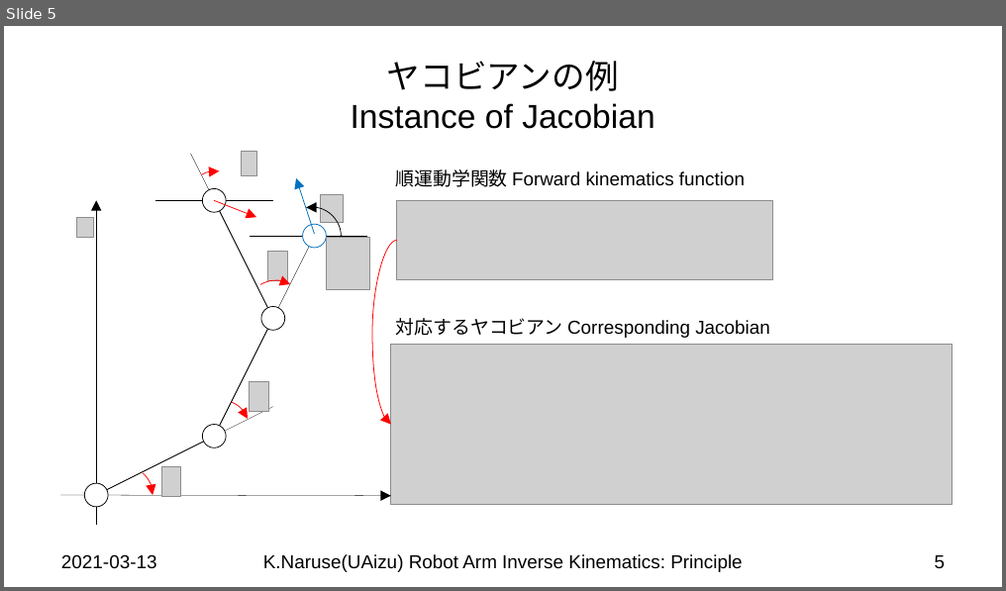
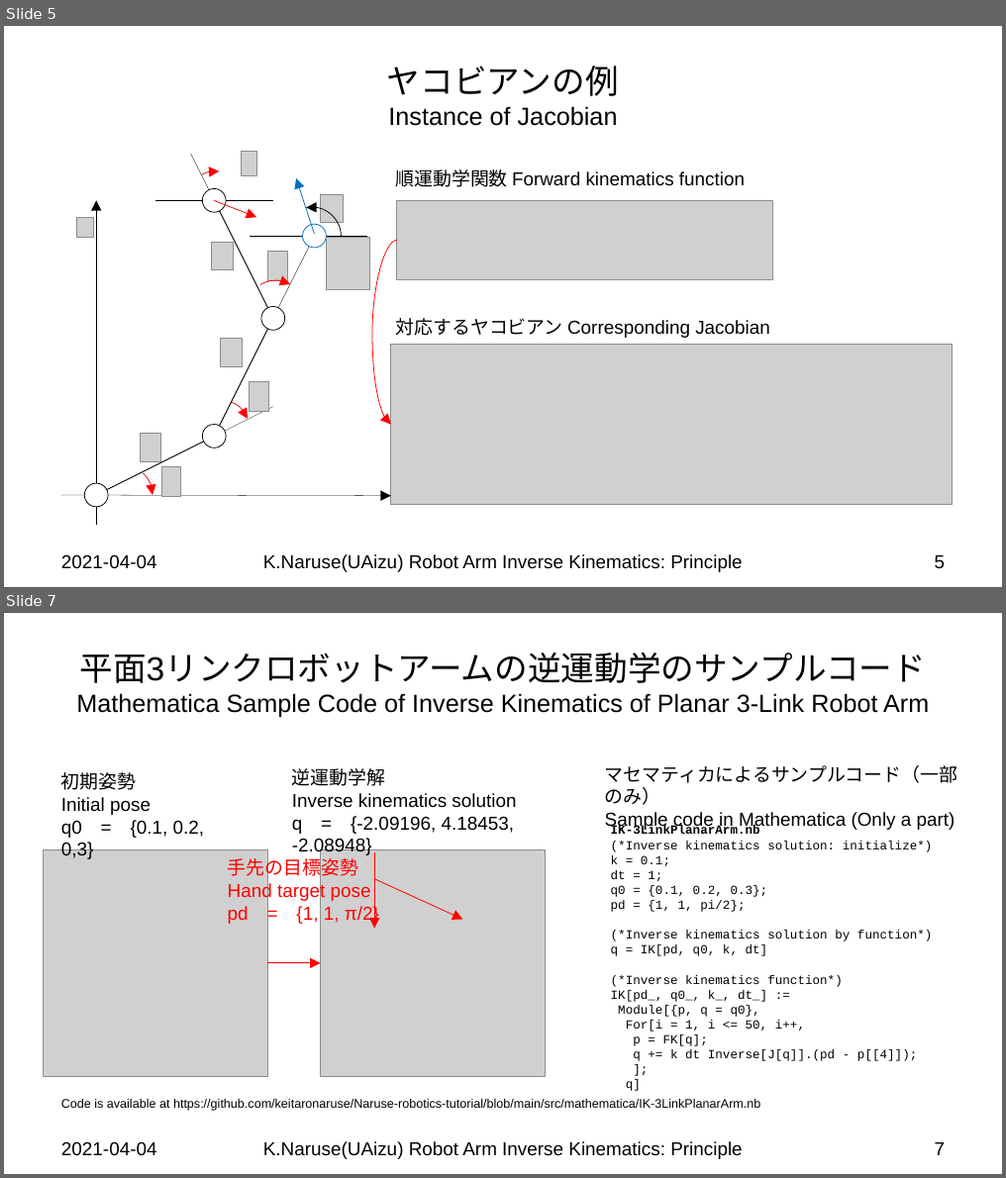
Before and after one commit to keitaronaruse/Naruse-robotics-tutorial, a slide deck: doc/slides/Robot-Arm-Inverse-Kinematics-Principle.pptx. Shown one above the other, each under a label of ours: slide 5 before the commit, slides 5 and 7 after it; the slides between them are not shown. The pictures are 1006x591 and 1006x1178 pixels, drawn with LibreOffice and Linux fonts; fonts in the diff are those of the drawing; grey boxes stand for pictures; background and template pictures are left out. Boxes give left, top, right and bottom in pixels: in the first picture for what was removed or moved away, otherwise in the second. Text is boxed around its words. In the diff, an @@ line names an element or a change of style, - is before the commit and + after.

Commit message:
Updated by Naruse

```diff
--- a/doc/slides/Robot-Arm-Inverse-Kinematics-Principle.pptx
+++ b/doc/slides/Robot-Arm-Inverse-Kinematics-Principle.pptx
@@ slide 7 added at (4,613,1002,1174), background #FFFFFF @@
@@ title added at (76,652,929,717), 24 pt, text #000000 @@
+平面3リンクロボットアームの逆運動学のサンプルコード
+Mathematica Sample Code of Inverse Kinematics of Planar 3-Link Robot Arm
@@ text added at (61,772,205,860), 18 pt, text #000000 @@
+初期姿勢
+Initial pose
+q0 = {0.1, 0.2, 0,3}
@@ text added at (292,768,516,857), 18 pt, text #000000 @@
+逆運動学解
+Inverse kinematics solution
+q = {-2.09196, 4.18453, -2.08948}
@@ text added at (605,765,957,830), 18 pt, text #000000 @@
+マセマティカによるサンプルコード（一部のみ）
+Sample code in Mathematica (Only a part)
@@ text added at (611,825,933,1091), 12 pt, text #000000 @@
+IK-3LinkPlanarArm.nb
+(*Inverse kinematics solution: initialize*)
+k = 0.1;
+dt = 1;
+q0 = {0.1, 0.2, 0.3};
+pd = {1, 1, pi/2};
+(*Inverse kinematics solution by function*)
+q = IK[pd, q0, k, dt]
+(*Inverse kinematics function*)
+IK[pd_, q0_, k_, dt_] :=
+Module[{p, q = q0},
+For[i = 1, i <= 50, i++,
+p = FK[q];
+q += k dt Inverse[J[q]].(pd - p[[4]]);
+];
+q]
@@ picture added at (43,851,267,1076) @@
@@ accent callout added at (221,853,392,928), outline #FF0000 0.75 pt, 18 pt, text #FF0000 @@
+手先の目標姿勢
+Hand target pose
+pd = {1, 1, π/2}
@@ picture added at (321,851,546,1076) @@
@@ arrow added from (267, 963) to (321, 963), #FF0000 0.75 pt @@
@@ text added at (61,1099,760,1111), 12 pt, text #000000 @@
+Code is available at https://github.com/keitaronaruse/Naruse-robotics-tutorial/blob/main/src/mathematica/IK-3LinkPlanarArm.nb
@@ text added at (61,1142,157,1157), 18 pt, text #000000 @@
+2021-04-04
@@ text added at (263,1142,742,1159), 18 pt, text #000000 @@
+K.Naruse(UAizu) Robot Arm Inverse Kinematics: Principle
@@ page number added at (935,1143,945,1156), 18 pt, text #000000 @@
+7
@@ slide 5 changed as well @@
@@ title "ヤコビアンの例 Instance of Jacobian" at (387,66,619,126): size 32 to 24 pt in "Instance of Jacobian" @@
@@ picture added at (211,243,233,271) @@
@@ picture added at (221,338,242,367) @@
@@ picture added at (141,433,160,462) @@
@@ text at (61,555,157,570): text changed @@
-2021-03-13
+2021-04-04
```
Also in this commit, not shown: 5 other slides changed, 1 other slide added, 9 other files.
